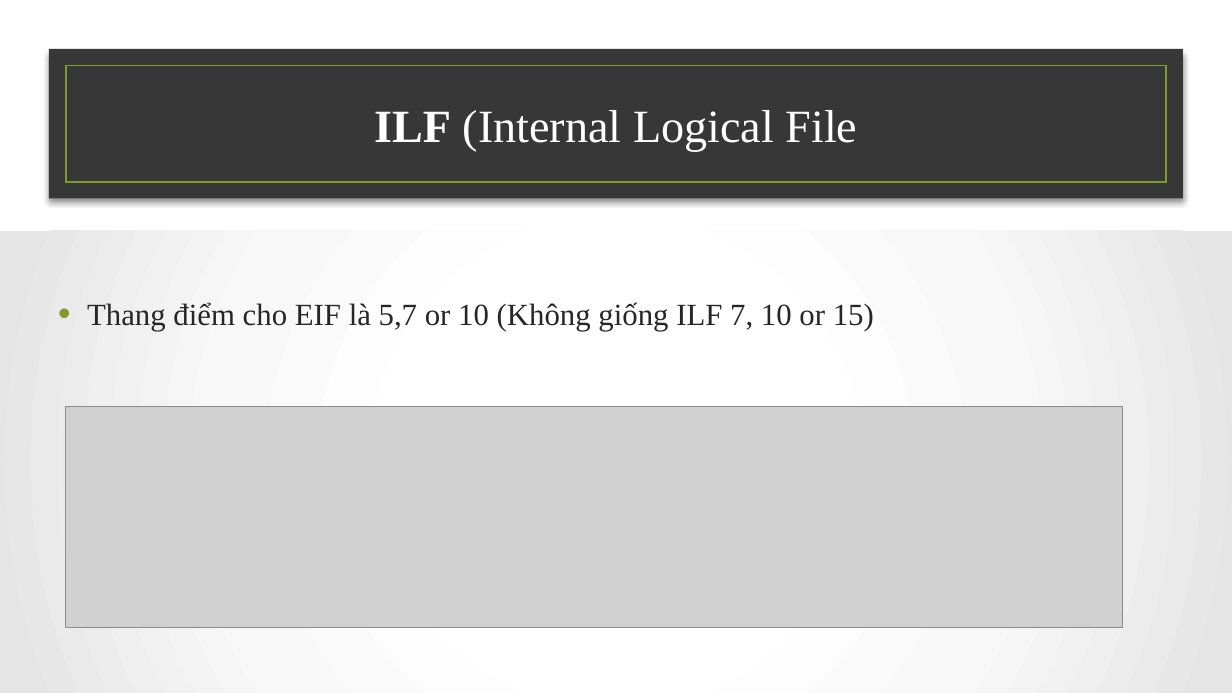
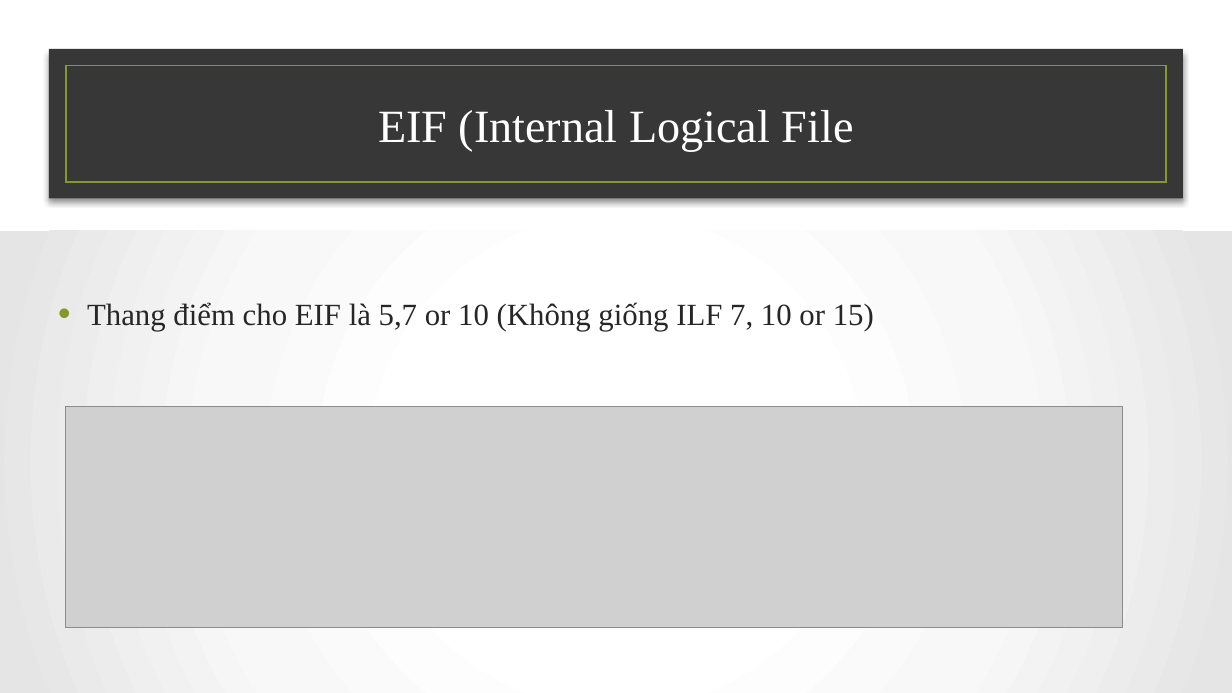
Before and after one commit to NamBang/CEMEM, a slide deck: slide 33 of FILE_BAO_CAO/Funciton-Point .pptx (slide 32 before the commit). Drawn at 1232x693 pixels with LibreOffice and Linux fonts; fonts in the diff are those of the drawing; grey boxes stand for pictures; background and template pictures are left out. Boxes give left, top, right and bottom in pixels: in the first picture for what was removed or moved away, otherwise in the second. Text is boxed around its words. In the diff, an @@ line names an element or a change of style, - is before the commit and + after.

```diff
--- a/FILE_BAO_CAO/Funciton-Point .pptx
+++ b/FILE_BAO_CAO/Funciton-Point .pptx
@@ title at <box>378,110,854,151</box>: text changed @@
-ILF (Internal Logical File
+EIF (Internal Logical File
```
Also in this commit, not shown: 14 other slides changed, 5 slides added, 2 slides removed.
